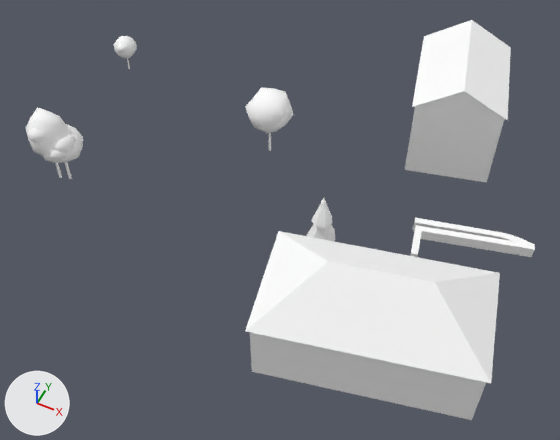
The glTF model cities/arlov-borggatan/pack/tiles/c-5_1.glb, before and after one commit.
Both versions are drawn from a camera (50 mm lens) standing at (-235.8, 21.3, 77.1) and looking at (-263.8, 77.2, 7.2). Arrows for +X, +Y and +Z are at lower left; the lights stay in place. The first picture is the older version. Where no turn or scale is listed for an object, it has been applied to the vertices. Vertices at exactly the same position are counted once.

The first picture shows 'SM_Building_w1320442509', 'SM_Building_w208682114', 'SM_Trees_-5_1', 'SM_Wall_Hedge_-5_1'.
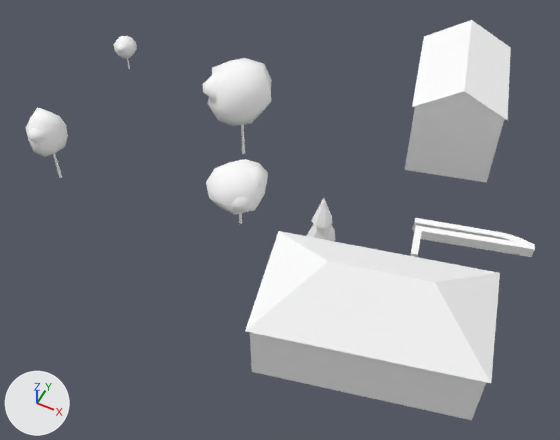
The newer file is also turned or shifted as a whole; pictures and numbers use the older file's frame.

Changed parts and their boxes [x1, y1, x2, y2] in the pictures (560 x 440 px; the box of a moved part takes in the faces that stretch with it):
```json
{"part": 1, "of": "me_sm_trees__5_1", "change": "moved or reshaped", "before": [65, 162, 72, 179], "after": [239, 213, 242, 224]}
{"part": 2, "of": "me_sm_trees__5_1", "change": "added", "after": [206, 159, 268, 215]}
{"part": 3, "of": "me_sm_trees__5_1", "change": "added", "after": [248, 166, 265, 187]}
{"part": 4, "of": "me_sm_trees__5_1", "change": "added", "after": [231, 197, 250, 212]}
{"part": 5, "of": "me_sm_trees__5_1", "change": "deleted", "before": [43, 124, 83, 163]}
{"part": 6, "of": "me_sm_trees__5_1", "change": "deleted", "before": [53, 132, 76, 152]}
{"part": 7, "of": "me_sm_trees__5_1", "change": "deleted", "before": [48, 149, 66, 160]}
{"part": 8, "of": "me_sm_trees__5_1", "change": "moved or reshaped", "before": [245, 87, 290, 133], "after": [202, 58, 272, 126]}
```

Scene script edits in JSON lines:
```json
{"block": "me_sm_trees__5_1", "where": "# used by ob_sm_trees__5_1; location = (-277.1, 83.3, 11.7)"}
{"op": "remove", "block": "me_sm_trees__5_1", "code": "me_sm_trees__5_1.from_pydata(...)  # 588 vertices, 1041 faces; spans x -22.5..22.5, y -14.0..14.0, z -6.1..6.1"}
{"op": "add", "block": "me_sm_trees__5_1", "code": "me_sm_trees__5_1.from_pydata(...)  # 588 vertices, 1041 faces; spans x -22.5..22.5, y -14.0..14.0, z -6.1..9.4"}
{"block": "me_sm_trees__5_1", "change": "me_sm_trees__5_1 part 1: the loose piece of 12 vertices spanning x -14.7..-14.3, y -10.9..-10.6, z -5.6..-1.9 is scaled about its middle by (1.06, 1.06, 1.08), then moved by (23.6, 2.4, 1.0)"}
{"block": "me_sm_trees__5_1", "change": "me_sm_trees__5_1 part 2: a new loose piece of 42 vertices spanning x 5.5..12.6, y -11.8..-5.0, z -1.2..4.3, in mat_m_leaf (white #ffffff)"}
{"block": "me_sm_trees__5_1", "change": "me_sm_trees__5_1 part 3: a new loose piece of 42 vertices spanning x 8.3..12.3, y -9.7..-5.7, z 1.0..4.1, in mat_m_leaf (white #ffffff)"}
{"block": "me_sm_trees__5_1", "change": "me_sm_trees__5_1 part 4: a new loose piece of 42 vertices spanning x 7.9..12.0, y -11.5..-7.6, z 0.2..3.2, in mat_m_leaf (white #ffffff)"}
{"block": "me_sm_trees__5_1", "change": "me_sm_trees__5_1 part 5: the loose piece of 42 vertices spanning x -17.4..-11.8, y -13.6..-7.7, z -2.2..3.0 is deleted"}
{"block": "me_sm_trees__5_1", "change": "me_sm_trees__5_1 part 6: the loose piece of 42 vertices spanning x -15.1..-11.9, y -13.0..-9.4, z 0.0..2.6 is deleted"}
{"block": "me_sm_trees__5_1", "change": "me_sm_trees__5_1 part 7: the loose piece of 42 vertices spanning x -15.2..-12.5, y -13.6..-11.1, z -0.1..1.9 is deleted"}
{"block": "me_sm_trees__5_1", "change": "me_sm_trees__5_1 part 8"}
{"block": "me_sm_trees__5_1", "change": "63 vertices are removed from x 3.3..8.4, y 2.2..7.5, z -1.0..4.1"}
{"block": "me_sm_trees__5_1", "change": "204 faces are deleted"}
{"block": "me_sm_trees__5_1", "change": "6 vertices in x 6.2..6.6, y 4.7..5.1, z -5.0 move by (-2.9, -2.0, -0.1)"}
{"block": "me_sm_trees__5_1", "change": "69 vertices move from x 4.0..9.0, y 2.4..7.4, z -0.9..4.3 to x -0.2..7.7, y -1.4..6.7, z 1.1..9.0"}
{"block": "me_sm_trees__5_1", "change": "63 vertices are added at x -0.4..7.3, y -1.0..7.1, z 0.8..9.4"}
{"block": "me_sm_trees__5_1", "change": "204 new faces join them, mat_m_leaf (white #ffffff)"}
```
